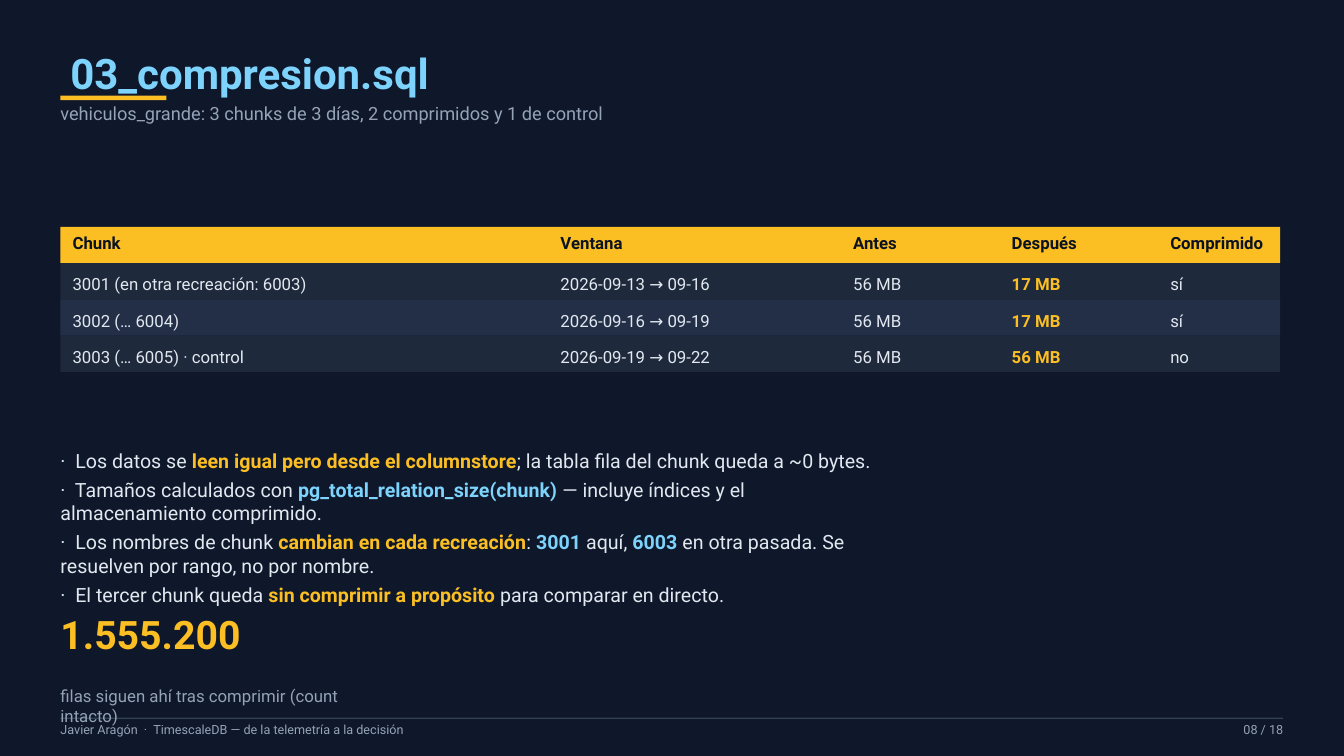
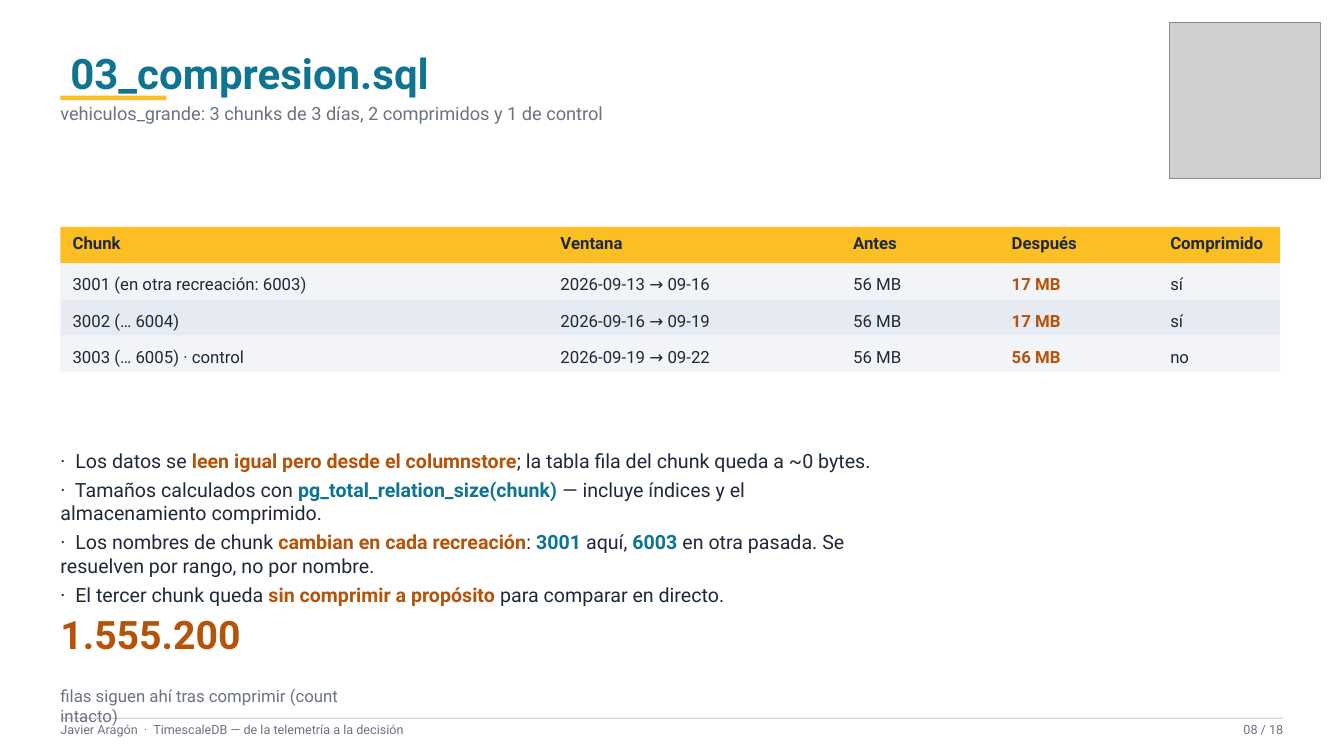
Before and after one commit to xavipuerto/autometrics-demo, a slide deck: slide 8 of presentacion/TimescaleDB-PPT-Javier.pptx. Drawn at 1344x756 pixels with LibreOffice and Linux fonts; fonts in the diff are those of the drawing; grey boxes stand for pictures. Boxes give left, top, right and bottom in pixels: in the first picture for what was removed or moved away, otherwise in the second. Text is boxed around its words. In the diff, an @@ line names an element or a change of style, - is before the commit and + after.

```diff
--- a/presentacion/TimescaleDB-PPT-Javier.pptx
+++ b/presentacion/TimescaleDB-PPT-Javier.pptx
@@ rectangle removed at <box>0,0,1344,756</box> @@
@@ picture added at <box>1170,22,1321,178</box> @@
@@ text "03_compresion.sql" at <box>70,57,428,99</box>: text colour #7DD3FC to #0E7490 @@
@@ text colour #0B1220 to #1F2937 in 5 elements at <box>73,236,121,249</box>, <box>560,237,622,249</box>, <box>853,237,897,249</box>, <box>1012,236,1077,253</box>, <box>1170,236,1263,253</box> @@
@@ rectangle at <box>60,263,1280,299</box>: fill #1E293B to #F2F4F8 @@
@@ rectangle at <box>60,299,1280,336</box>: fill #232F47 to #E6EAF2 @@
@@ rectangle at <box>60,336,1280,372</box>: fill #1E293B to #F2F4F8 @@
@@ text colour #E2E8F0 to #1F2937 in 12 elements at <box>73,277,307,294</box>, <box>560,278,710,290</box>, <box>853,278,901,290</box>, <box>1170,277,1183,290</box>, <box>73,314,180,331</box>, <box>560,315,710,327</box>, <box>853,315,901,327</box>, <box>1170,314,1183,327</box>, <box>73,350,244,367</box>, <box>560,351,710,363</box>, <box>853,351,901,363</box>, <box>1170,354,1189,363</box> @@
@@ text "· Los datos se leen ..." at <box>60,453,870,606</box>: text colour #E2E8F0 to #1F2937 in "· Los datos se columnstore; la tabla ...", "· Tamaños calculados con — incluye índices ...", "· Los nombres de chunk recreación: aquí, ...", "· El tercer chunk queda para comparar ..."; text colour #FBBF24 to #B45309 in "leen igual pero desde el columnstore;", "cambian en cada recreación:", "sin comprimir a propósito"; text colour #7DD3FC to #0E7490 in "pg_total_relation_size(chunk)", "3001 6003" @@
@@ text colour #FBBF24 to #B45309 in 4 elements at <box>1012,278,1060,290</box>, <box>1012,315,1060,327</box>, <box>1012,351,1060,363</box>, <box>60,620,240,650</box> @@
@@ text colour #94A3B8 to #6B7280 in 4 elements at <box>60,106,603,124</box>, <box>60,722,403,737</box>, <box>1243,725,1283,734</box>, <box>60,689,338,727</box> @@
@@ rectangle at <box>60,718,1284,719</box>: fill #334155 to #D1D5DB @@
```
Also in this commit, not shown: 17 other slides changed, 2 other files.
